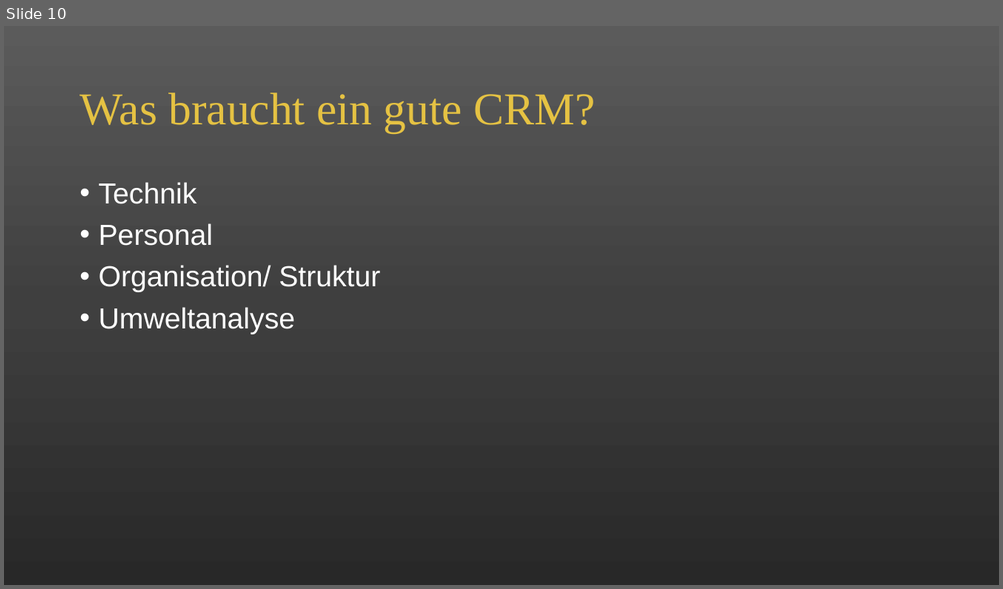
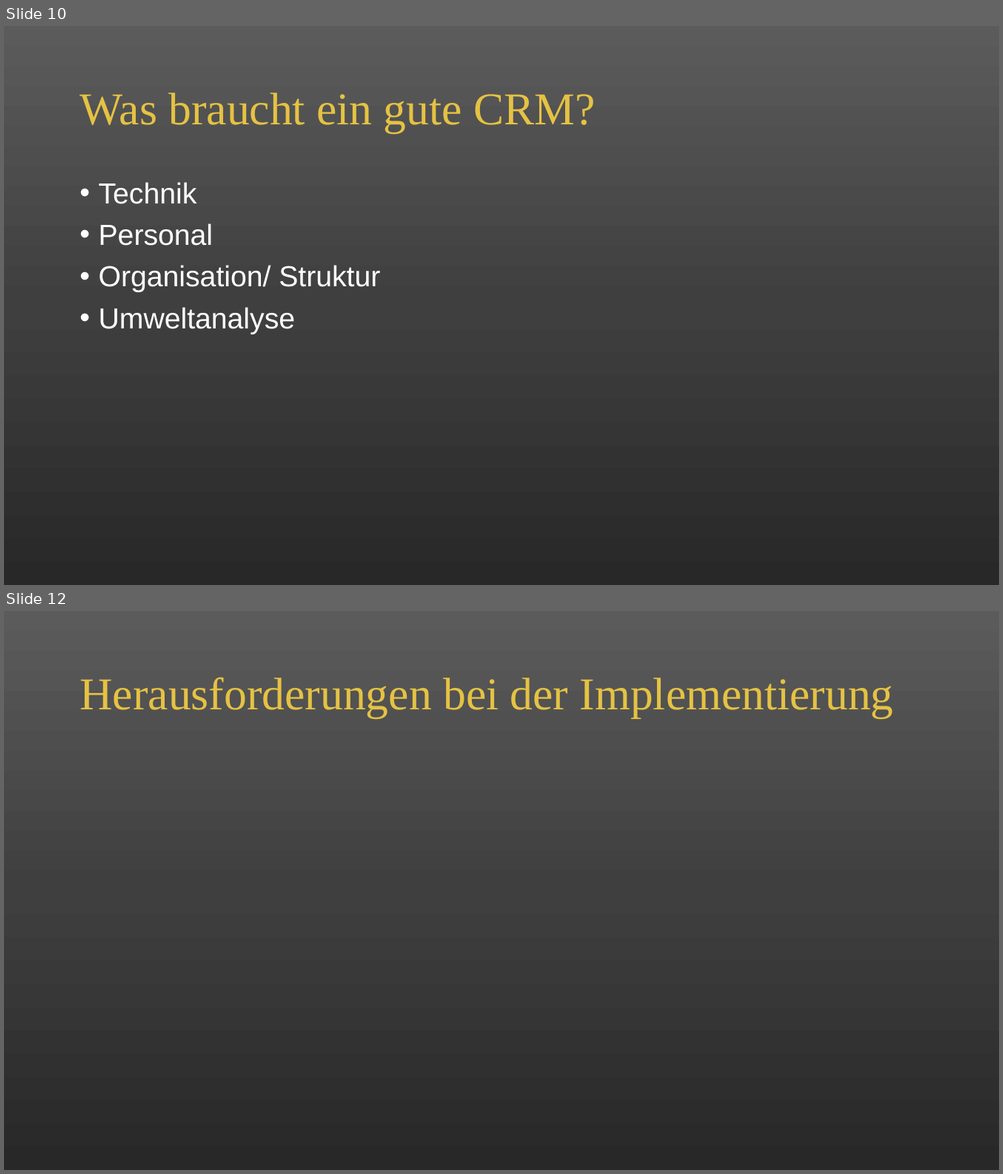
Before and after one commit to alicapr/CRM, a slide deck: CRM.pptx. Shown one above the other, each under a label of ours: slide 10 before the commit, slides 10 and 12 after it; the slides between them are not shown. The pictures are 1003x589 and 1003x1174 pixels, drawn with LibreOffice and Linux fonts; fonts in the diff are those of the drawing. Boxes give left, top, right and bottom in pixels: in the first picture for what was removed or moved away, otherwise in the second. Text is boxed around its words. In the diff, an @@ line names an element or a change of style, - is before the commit and + after.

```diff
--- a/CRM.pptx
+++ b/CRM.pptx
@@ slide 12 added at bbox=[4, 611, 999, 1170], background gradient #5B5B5B to #404040 to #292929 @@
@@ title added at bbox=[79, 677, 893, 718], 44 pt, text #E5C243 @@
+Herausforderungen bei der Implementierung
```
Also in this commit, not shown: 3 other slides added.
